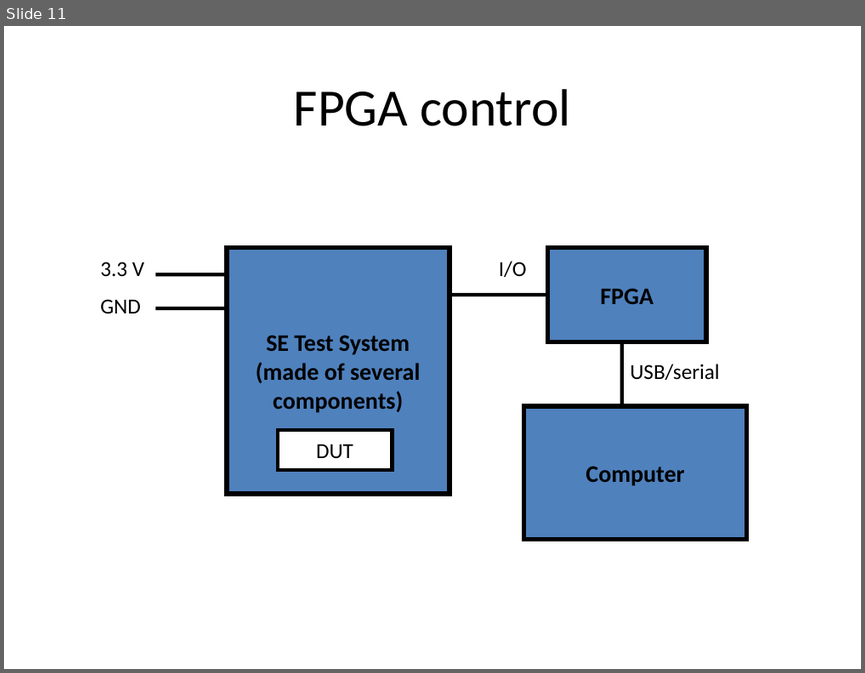
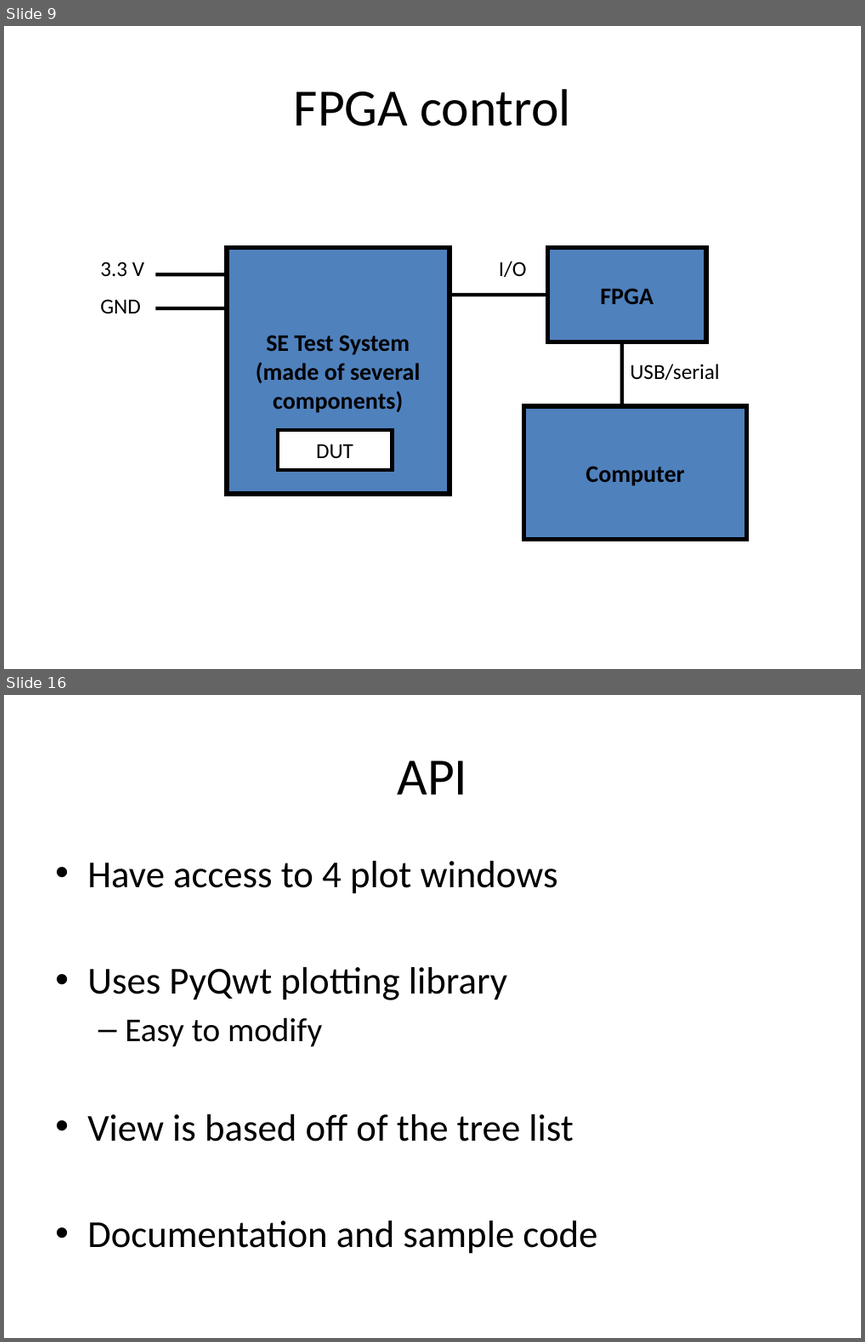
Before and after one commit to doctoboggan/DeathRay, a slide deck: manuals/desReview.pptx. Shown one above the other, each under a label of ours: slide 11 before the commit, slides 9 and 16 after it; the slides between them are not shown. The pictures are 865x673 and 865x1342 pixels, drawn with LibreOffice and Linux fonts; fonts in the diff are those of the drawing. Boxes give left, top, right and bottom in pixels: in the first picture for what was removed or moved away, otherwise in the second. Text is boxed around its words. In the diff, an @@ line names an element or a change of style, - is before the commit and + after.

Commit message:
have not changed anything since last meeting

```diff
--- a/manuals/desReview.pptx
+++ b/manuals/desReview.pptx
@@ slide 16 added at [4, 695, 861, 1338], background #FFFFFF @@
@@ title added at [397, 760, 467, 794], 44 pt, text #000000 @@
+API
@@ text added at [87, 861, 597, 1253], 32 pt, text #000000 @@
+• Have access to 4 plot windows
+• Uses PyQwt plotting library
+  – Easy to modify
+• View is based off of the tree list
+• Documentation and sample code
@@ what was slide 11 is now slide 9 @@
```
Also in this commit, not shown: 11 slides changed, 4 other slides added, 2 slides removed.
